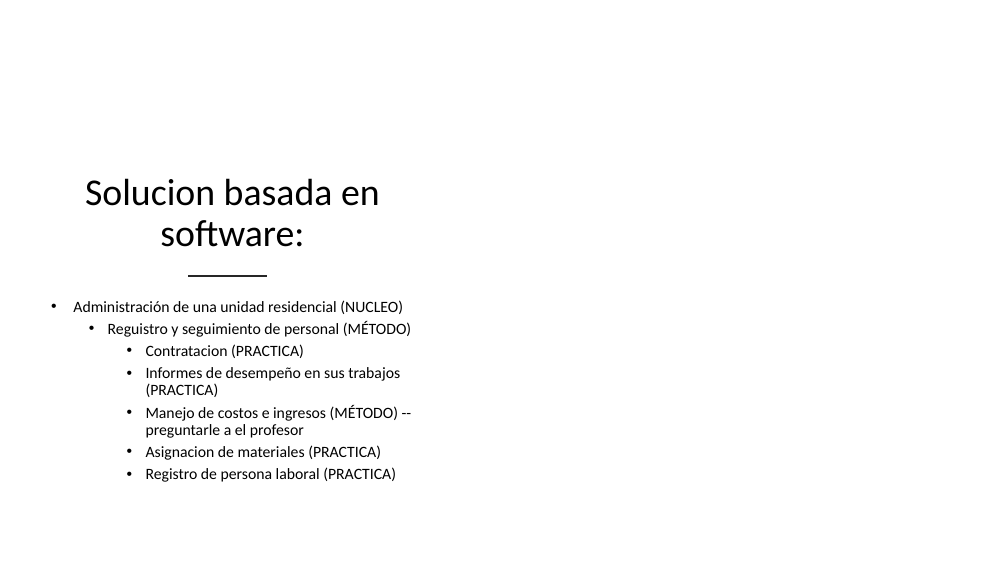
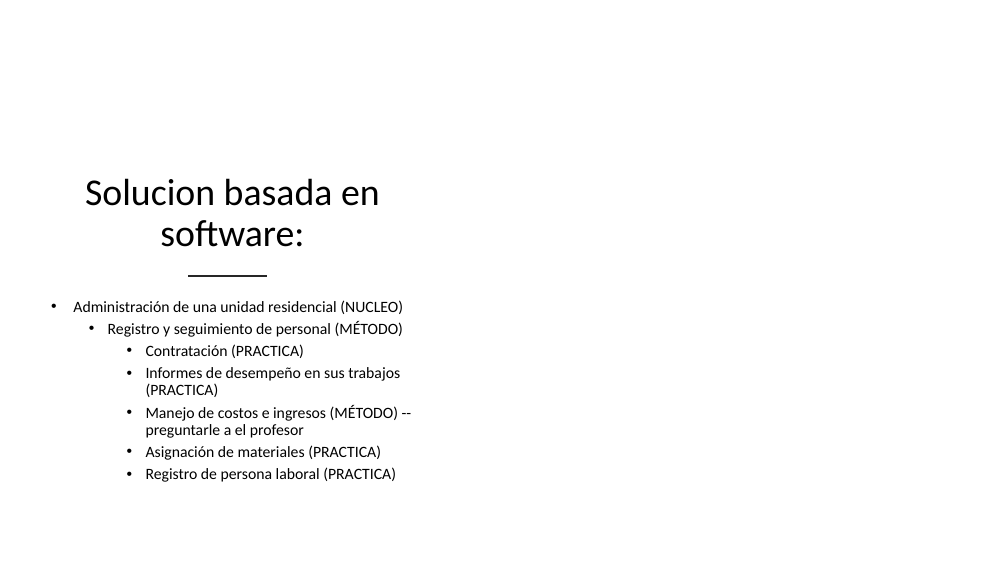
Before and after one commit to marianabetancur18/Ingenieria_Software, a slide deck: slide 11 of Semana 24-28 agosto/Presentación.pptx. Drawn at 1008x567 pixels with LibreOffice and Linux fonts; fonts in the diff are those of the drawing; background and template pictures are left out. Boxes give left, top, right and bottom in pixels: in the first picture for what was removed or moved away, otherwise in the second. Text is boxed around its words. In the diff, an @@ line names an element or a change of style, - is before the commit and + after.

```diff
--- a/Semana 24-28 agosto/Presentación.pptx
+++ b/Semana 24-28 agosto/Presentación.pptx
@@ text at (x1=108, y1=321, x2=403, y2=358): text changed @@
-  • Reguistro y seguimiento de personal (MÉTODO)
-    • Contratacion (PRACTICA)
+  • Registro y seguimiento de personal (MÉTODO)
+    • Contratación (PRACTICA)
@@ text at (x1=146, y1=445, x2=381, y2=460): text changed @@
-    • Asignacion de materiales (PRACTICA)
+    • Asignación de materiales (PRACTICA)
```
Also in this commit, not shown: 1 slide removed, 2 other files.
